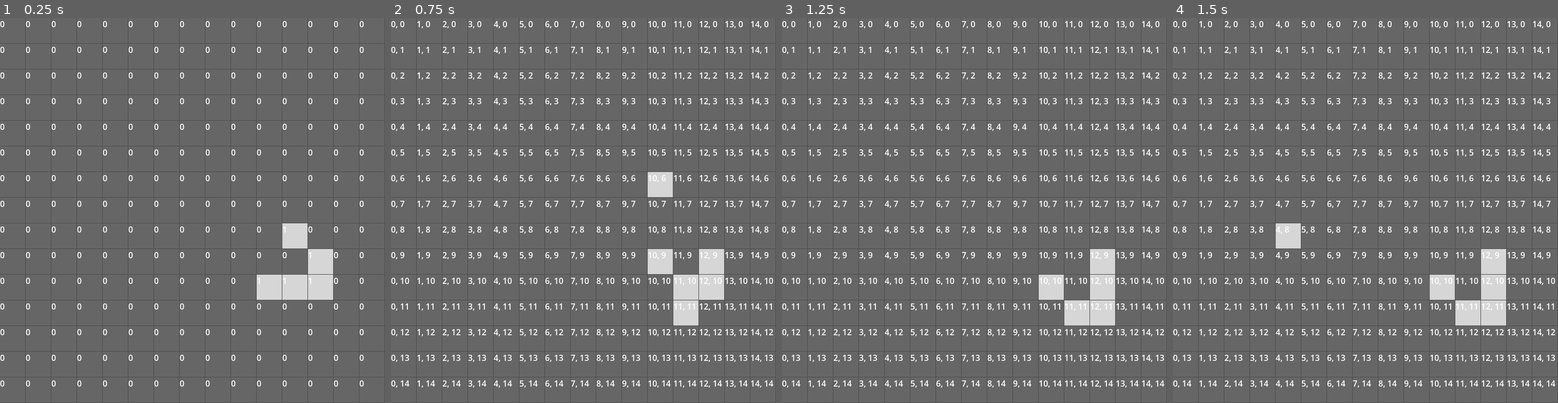
Above: before the commit, frames 1-4 (left to right).
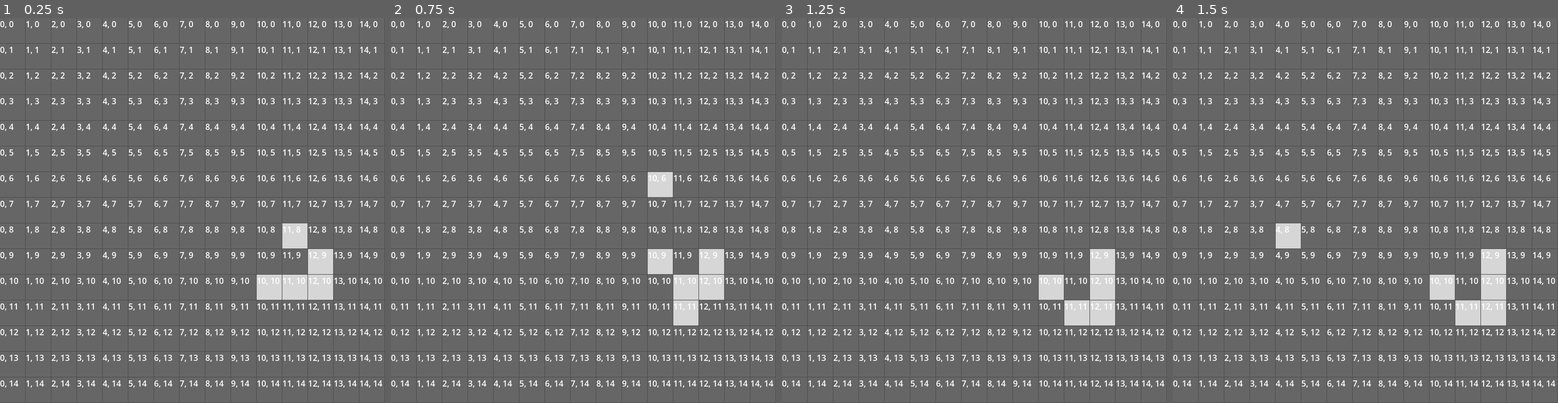
Above: after the commit, the same moments.

Repository: vsobotka/godot-conway
Game: Godot game, scene res://node_2d.tscn
Two runs of this game, one before a commit and one after it. Both use one fixed random seed, a clock stepped at 60 frames per second and the inputs below.
Inputs (mouse positions are in pixels of both pictures, inside the frame that each line leads up to):
- Up to frame 1 (0.25 s): no input
- Up to frame 2 (0.75 s): tap Enter at 0.5 s; move the mouse to (668, 191) at 0.52 s; click (668, 191) at 0.67 s
- Up to frame 3 (1.25 s): no input
- Up to frame 4 (1.5 s): move the mouse to (1288, 229) at 1.27 s; click (1288, 229) at 1.42 s

The runs differ from the first frame. In frame 1, 6.0% of the frame differs, in the area x 1-100%, y 0-96%; in frame 2, nothing differs; in frame 3, nothing differs; in frame 4, nothing differs.

Commit message:
Remove label array, not updated anymore, only show coords

Diff:
--- a/Node2D.gd
+++ b/Node2D.gd
@@ -28,7 +28,6 @@
 
 	for i in grid_size:
 		var row = []
-		var row_label = []
 		for j in grid_size:
 			var t = ColorRect.new()
 			t.size = Vector2(cell_size - 1, cell_size - 1)
@@ -39,16 +38,9 @@
 
 			var l = Label.new()
 			l.position = Vector2(i * cell_size, j * cell_size)
-			l.text = str(board_state[i][j])
-			row_label.append(l)
+			l.text = str(i) + ", " + str(j)
 			add_child(l)
 		board_components.append(row)
-		board_labels.append(row_label)
-
-
-# Called every frame. 'delta' is the elapsed time since the previous frame.
-func _process(delta):
-	pass
 
 func _sum(a: int, b: int) -> int:
 	return a + b
@@ -59,7 +51,6 @@
 func _set_cell(x: int, y: int, value: int) -> void:
 	board_state[x][y] = value
 	board_components[x][y].color = Color(alive_color if value == 1 else dead_color)
-	board_labels[x][y].text = str(x) + ", " + str(y)
 
 func _resolve_step() -> void:
 	var current_state = board_state.duplicate(true)
